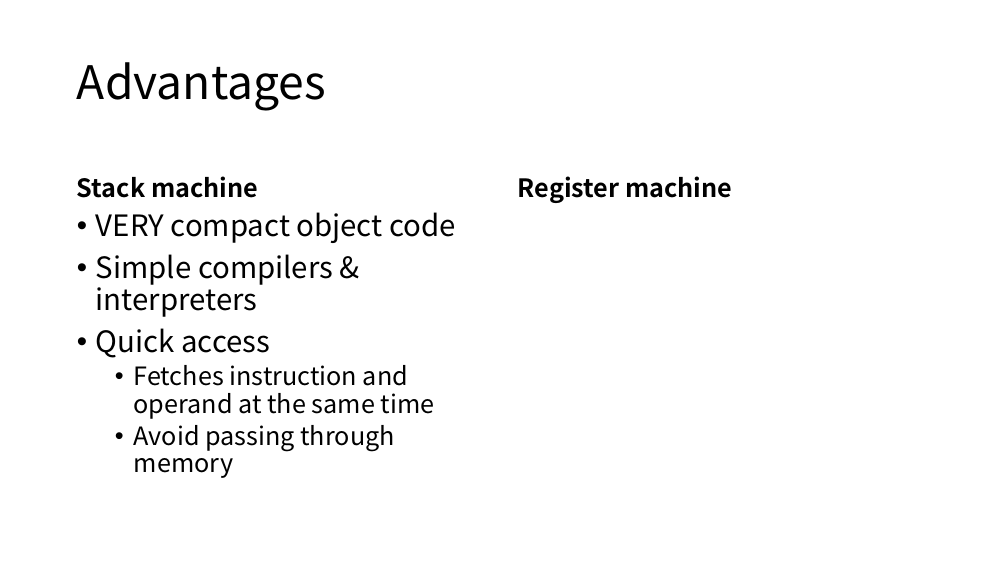
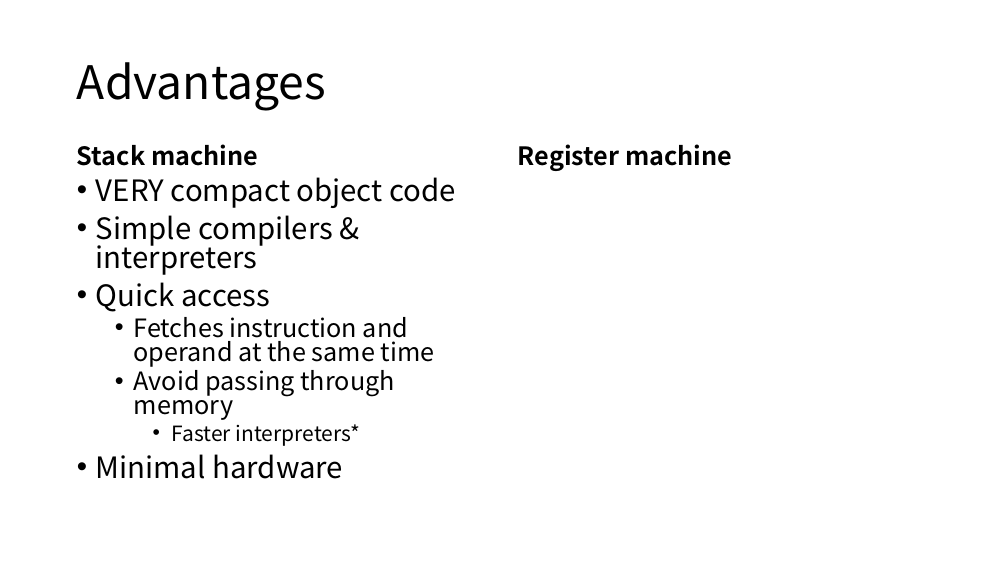
Before and after one commit to LouiValley/System-Design-in-Computational-Thinking-2018-Spring, a slide deck: slide 4 of team3/Week 7.pptx. Drawn at 1008x567 pixels with LibreOffice and Linux fonts; fonts in the diff are those of the drawing. Boxes give left, top, right and bottom in pixels: in the first picture for what was removed or moved away, otherwise in the second. Text is boxed around its words. In the diff, an @@ line names an element or a change of style, - is before the commit and + after.

Commit message:
ppt edit

```diff
--- a/team3/Week 7.pptx
+++ b/team3/Week 7.pptx
@@ 3 texts: place and size @@
-3 texts at [77,176,732,478]
+3 texts at [77,144,732,479]
@@ text at [96,177,456,420]: line spacing 0.9 to 0.8 @@
@@ text at [96,424,360,479]: paragraphs added @@
+    • Faster interpreters*
+• Minimal hardware
```
Also in this commit, not shown: 2 slides added.
